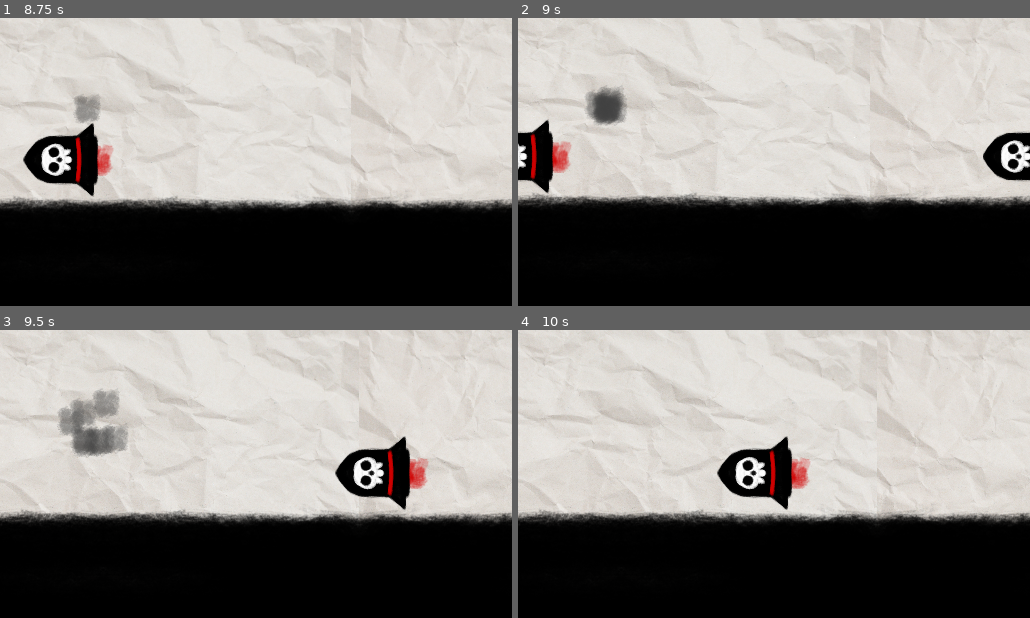
Above: before the commit, frames 1-4 (two rows, left to right).
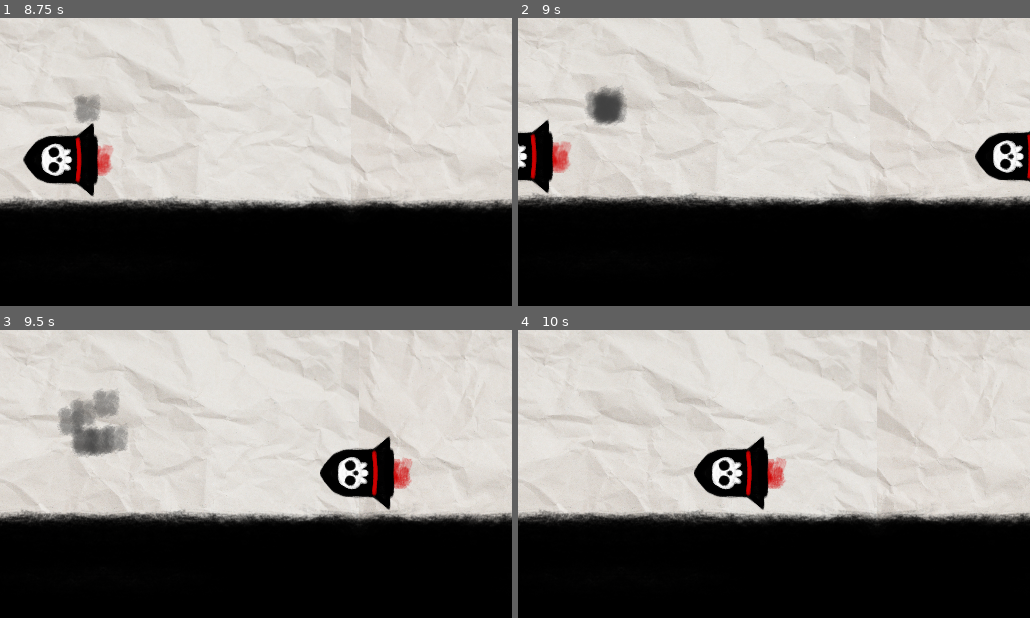
Above: after the commit, the same moments.

Repository: jickingx/Ngit
Game: Godot game, scene res://src/Game.tscn
Two runs of this game, one before a commit and one after it. Both use one fixed random seed, a clock stepped at 60 frames per second and the inputs below.
Inputs:
- Up to frame 1 (8.75 s): hold Up (ui_up) 0.53-2.03 s; hold Up (ui_up) 2.78-4.25 s; click "TAP to JUMP" at 4.25 s; tap Up (ui_up) at 5.27, 6.77, 7.52 s; hold Up (ui_up) 5.78-6.53 s; hold Up (ui_up) from 8.03 s (still down)
- Up to frame 2 (9 s): keep holding Up (ui_up)
- Up to frame 3 (9.5 s): keep holding Up (ui_up)
- Up to frame 4 (10 s): keep holding Up (ui_up)

Frame 1 is identical in both runs. In frame 2, 1.0% of the frame differs, in the area x 89-100%, y 39-57%; in frame 3, 2.7%; in frame 4, 3.0%, in the area x 34-58%, y 36-63%.

Commit message:
update enemy max speed

Diff:
--- a/src/EnemyManager.gd
+++ b/src/EnemyManager.gd
@@ -5,7 +5,7 @@
 var enemy_count:= 0
 var enemy_speed_base:= 256.0
 var enemy_speed_buff:= 0.0
-var enemy_speed_max := 768.0
+var enemy_speed_max := 500.0
 
 
 func spawn_start() -> void:
@@ -26,9 +26,9 @@
 	Global.current_scene.add_child(enemy)
 
 	#update buff
-	enemy_speed_buff += ((enemy_speed_base + enemy_speed_buff) / 8) / 2
+	enemy_speed_buff += ((enemy_speed_base + enemy_speed_buff) / 4) / 2
 	enemy_speed_buff = clamp(enemy_speed_buff, 0, enemy_speed_max)
-
+	#print_debug(enemy_speed_buff)
 	if enemy_count >= 3 :
 		enemy_count = 0
 		$Timer.wait_time -= .2
